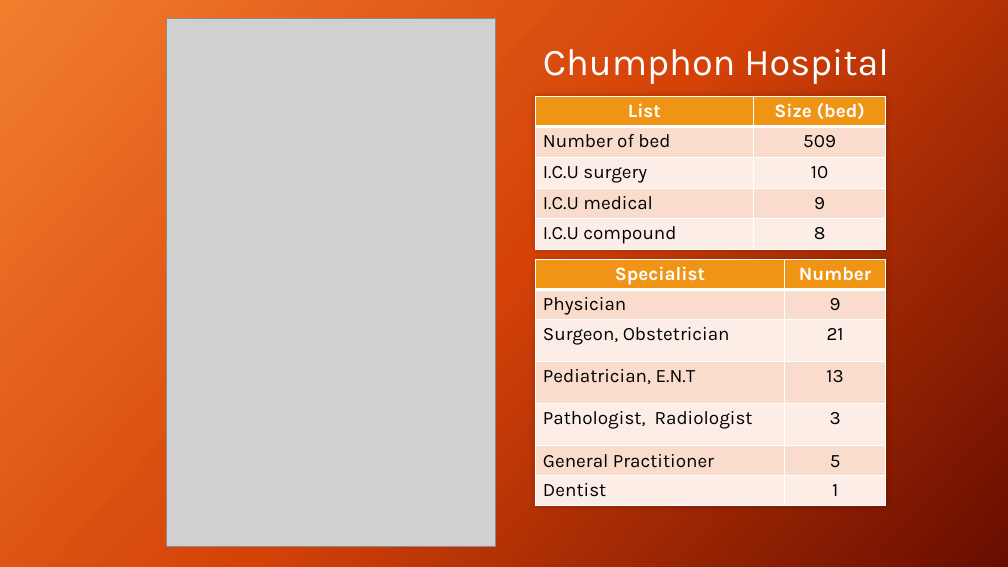
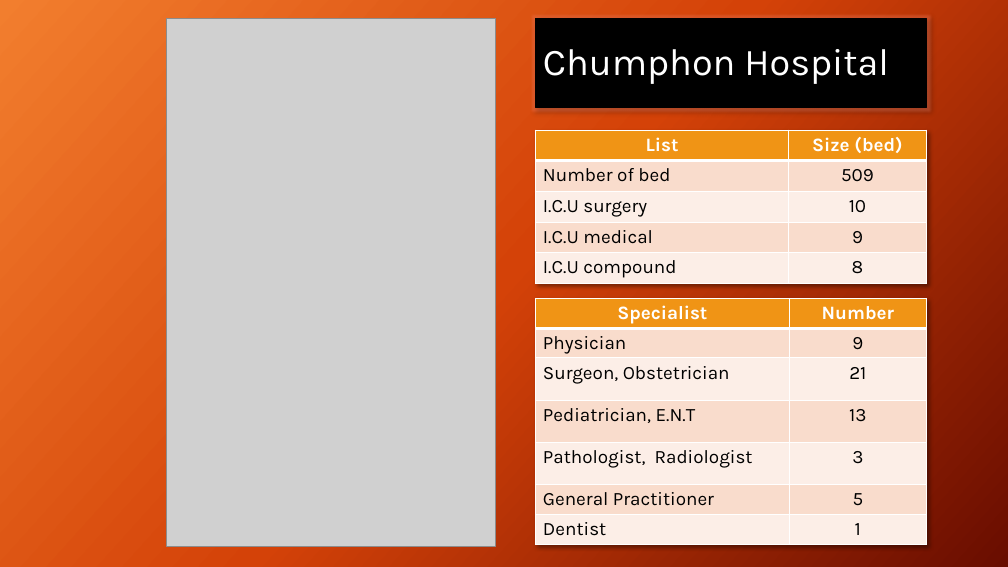
Before and after one commit to joblackpoc/Jobs_SSJ, a slide deck: slide 2 of gishealth_Eng.pptx. Drawn at 1008x567 pixels with LibreOffice and Linux fonts; fonts in the diff are those of the drawing; grey boxes stand for pictures. Boxes give left, top, right and bottom in pixels: in the first picture for what was removed or moved away, otherwise in the second. Text is boxed around its words. In the diff, an @@ line names an element or a change of style, - is before the commit and + after.

```diff
--- a/gishealth_Eng.pptx
+++ b/gishealth_Eng.pptx
@@ title "Chumphon Hospital": place and size @@
-title "Chumphon Hospital" at (543, 49, 889, 84)
+title "Chumphon Hospital" at (535, 18, 926, 107)
@@ title "Chumphon Hospital" at (535, 18, 926, 107): fill none to #000000; outline none to #000000 1 pt; shadow on @@
@@ table: place and size @@
-table at (535, 96, 885, 250)
+table at (535, 130, 926, 284)
@@ table: place and size @@
-table at (535, 260, 885, 508)
+table at (535, 299, 926, 547)
```
Also in this commit, not shown: 4 other slides changed.
